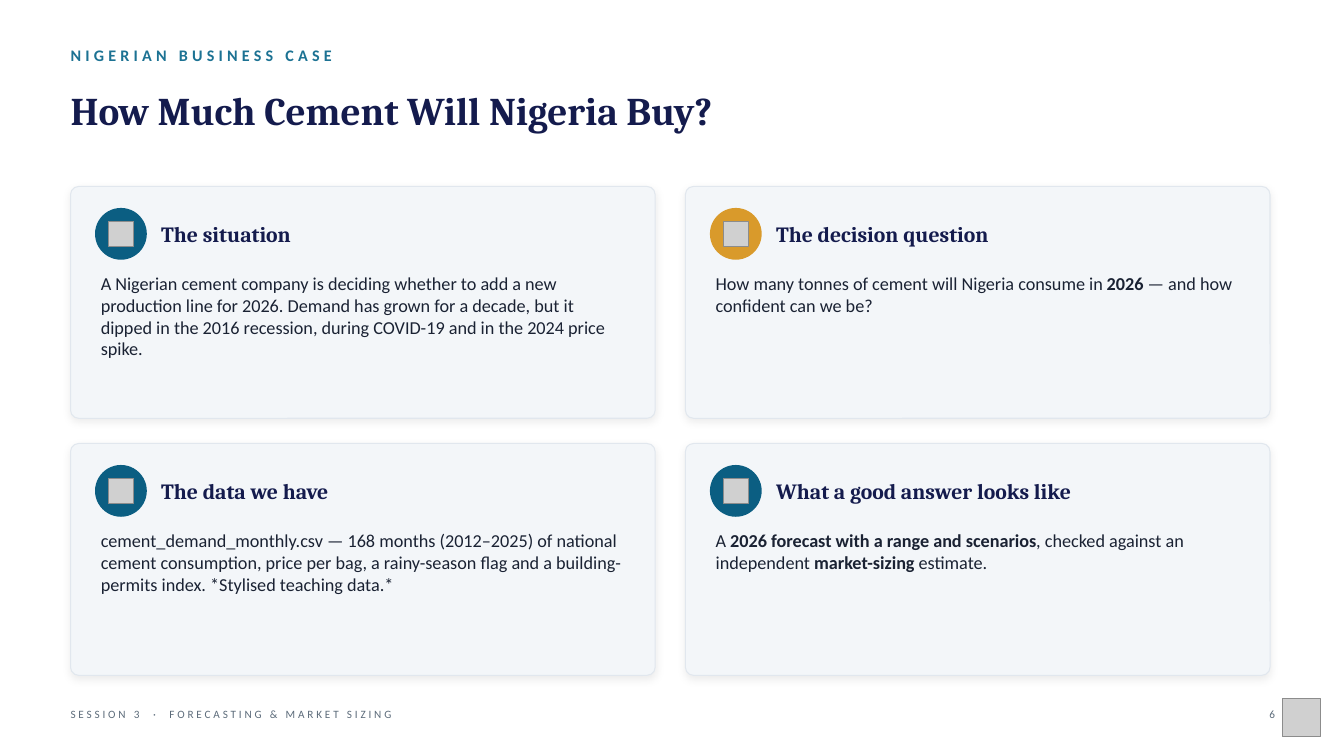
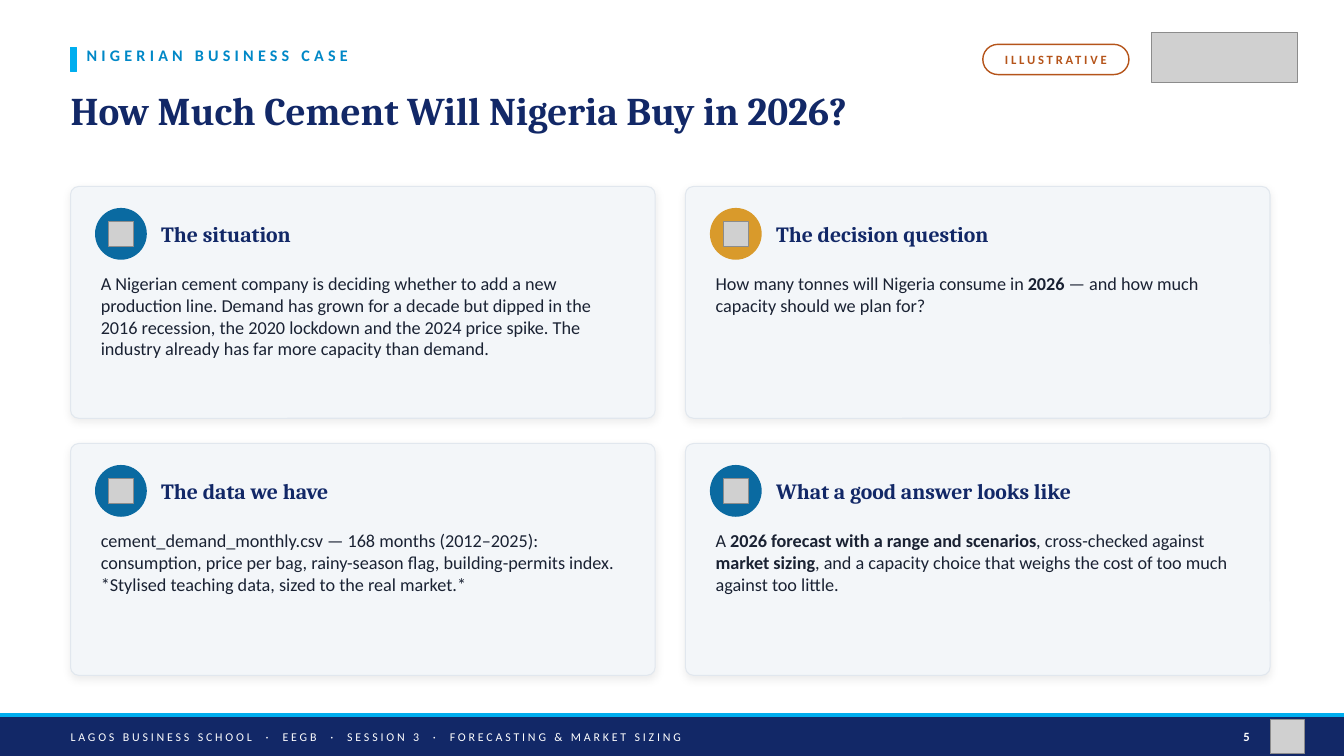
Before and after one commit to adibongo/eegb, a slide deck: slide 5 of sessions/s03/slides/EEGB_S03_Demand_Forecasting_Market_Sizing.pptx (slide 6 before the commit). Drawn at 1344x756 pixels with LibreOffice and Linux fonts; fonts in the diff are those of the drawing; grey boxes stand for pictures. Boxes give left, top, right and bottom in pixels: in the first picture for what was removed or moved away, otherwise in the second. Text is boxed around its words. In the diff, an @@ line names an element or a change of style, - is before the commit and + after.

```diff
--- a/sessions/s03/slides/EEGB_S03_Demand_Forecasting_Market_Sizing.pptx
+++ b/sessions/s03/slides/EEGB_S03_Demand_Forecasting_Market_Sizing.pptx
@@ rectangle added at (71,47,77,72), fill #00AEEF, outline #00AEEF 1 pt @@
@@ text "NIGERIAN BUSINESS CASE": place and size @@
-text "NIGERIAN BUSINESS CASE" at (71,50,331,61)
+text "NIGERIAN BUSINESS CASE" at (87,50,347,61)
@@ text "NIGERIAN BUSINESS CASE" at (87,50,347,61): text colour #1C7293 to #0088C7 @@
@@ rounded rectangle added at (983,44,1129,75), fill #FFFFFF, outline #B5541A 1 pt @@
@@ text added at (983,44,1129,75), 9 pt, text #B5541A, bold @@
+ILLUSTRATIVE
@@ picture added at (1151,32,1298,82) @@
@@ text at (71,97,846,134): text changed; text colour #141B4D to #122867 @@
-How Much Cement Will Nigeria Buy?
+How Much Cement Will Nigeria Buy in 2026?
@@ text at (101,277,591,358): text changed @@
-A Nigerian cement company is deciding whether to add a new production line for 2026. Demand has grown for a decade, but it dipped in the 2016 recession, during COVID-19 and in the 2024 price spike.
+A Nigerian cement company is deciding whether to add a new production line. Demand has grown for a decade but dipped in the 2016 recession, the 2020 lockdown and the 2024 price spike. The industry already has far more capacity than demand.
@@ text at (716,277,1198,315): text changed @@
-How many tonnes of cement will Nigeria consume in 2026 — and how confident can we be?
+How many tonnes will Nigeria consume in 2026 — and how much capacity should we plan for?
@@ fill #0B5E82 to #0A6AA1; outline #0B5E82 1 pt to #0A6AA1 1 pt in 3 elements at (96,209,146,259), (96,466,146,516), (711,466,761,516) @@
@@ text colour #141B4D to #122867 in 4 elements at (161,227,291,242), (776,227,988,247), (161,484,328,499), (776,484,1071,504) @@
@@ text at (101,534,613,594): text changed @@
-cement_demand_monthly.csv — 168 months (2012–2025) of national cement consumption, price per bag, a rainy-season flag and a building-permits index. *Stylised teaching data.*
+cement_demand_monthly.csv — 168 months (2012–2025): consumption, price per bag, rainy-season flag, building-permits index. *Stylised teaching data, sized to the real market.*
@@ text at (716,534,1227,594): text changed; bold off @@
-A 2026 forecast with a range and scenarios, checked against an independent market-sizing estimate.
+A 2026 forecast with a range and scenarios, cross-checked against market sizing, and a capacity choice that weighs the cost of too much against too little.
@@ rectangle added at (0,714,1344,718), fill #00AEEF, outline #00AEEF 1 pt @@
@@ rectangle added at (0,718,1344,756), fill #122867, outline #122867 1 pt @@
@@ text "LAGOS BUSINESS SCHOOL · EEGB ..." at (71,733,681,741): vertical alignment top to middle @@
@@ text removed at (1269,710,1275,718) @@
-6
@@ text at (71,733,681,741): text changed; size 8 to 8.5 pt; text colour #5C6B7A to #FFFFFF @@
-SESSION 3 · FORECASTING & MARKET SIZING
+LAGOS BUSINESS SCHOOL · EEGB · SESSION 3 · FORECASTING & MARKET SIZING
@@ text added at (1243,733,1249,741), 9 pt, text #FFFFFF, bold @@
+5
@@ picture: place and size @@
-picture at (1282,699,1321,737)
+picture at (1270,720,1305,754)
```
Also in this commit, not shown: 24 other slides changed, 10 slides added, 3 slides removed, 22 other files.
